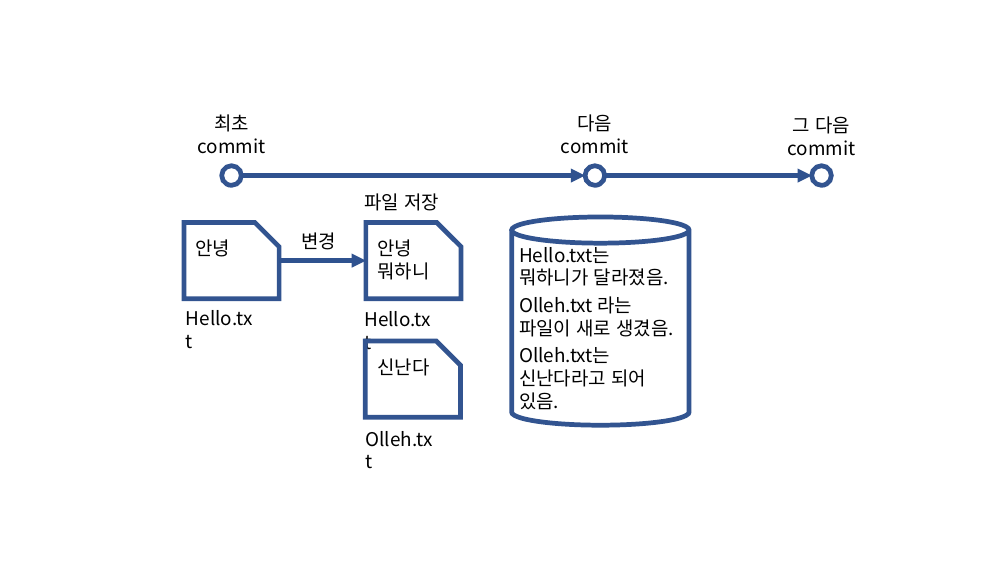
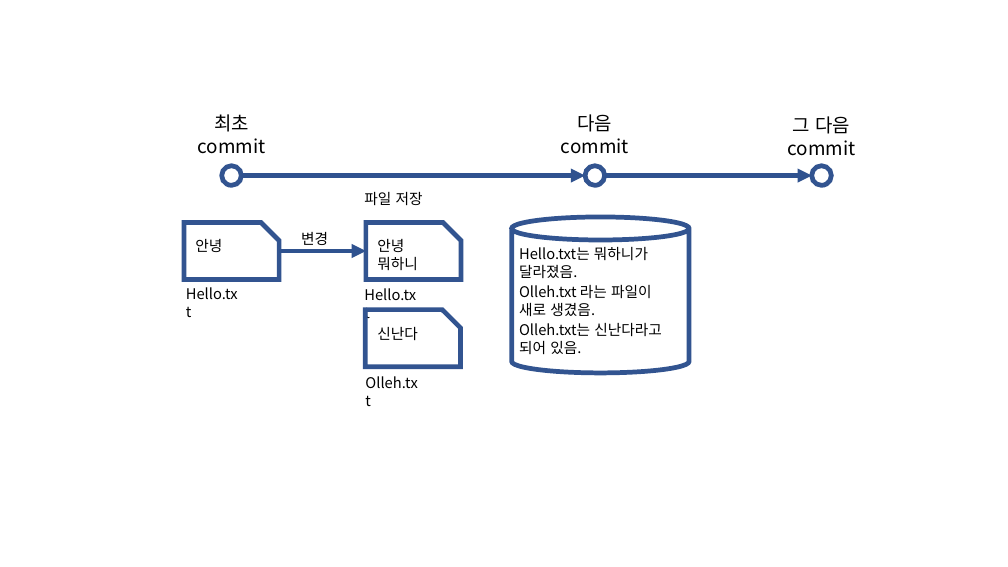
Before and after one commit to mrchypark/dabrp_classnote3, a slide deck: slide 7 of data/images.pptx. Drawn at 1008x567 pixels with LibreOffice and Linux fonts; fonts in the diff are those of the drawing. Boxes give left, top, right and bottom in pixels: in the first picture for what was removed or moved away, otherwise in the second. Text is boxed around its words. In the diff, an @@ line names an element or a change of style, - is before the commit and + after.

```diff
--- a/data/images.pptx
+++ b/data/images.pptx
@@ snip rect: place and size @@
-snip rect at <box>184,222,279,299</box>
+snip rect at <box>184,222,279,280</box>
@@ snip rect: place and size @@
-snip rect at <box>366,222,461,299</box>
+snip rect at <box>366,222,461,280</box>
@@ cylinder "Hello.txt는 뭐하니가 달라졌음.": place and size @@
-cylinder "Hello.txt는 뭐하니가 달라졌음." at <box>512,217,690,425</box>
+cylinder "Hello.txt는 뭐하니가 달라졌음." at <box>512,217,690,373</box>
@@ arrow moved from (279, 261) - (366, 261) to (279, 251) - (366, 251) @@
@@ text "Hello.txt": place and size @@
-text "Hello.txt" at <box>364,311,431,327</box>
+text "Hello.txt" at <box>364,288,416,300</box>
@@ text "Hello.txt": place and size @@
-text "Hello.txt" at <box>186,297,593,326</box>
+text "Hello.txt" at <box>186,285,576,299</box>
@@ snip rect: place and size @@
-snip rect at <box>365,341,461,417</box>
+snip rect at <box>365,310,461,368</box>
@@ text "신난다": place and size @@
-text "신난다" at <box>377,358,429,376</box>
+text "신난다" at <box>377,327,418,340</box>
@@ size 18 to 14 pt in 9 elements at <box>301,232,328,245</box>, <box>195,239,222,252</box>, <box>364,192,423,205</box>, <box>377,239,418,270</box>, <box>512,217,690,373</box>, <box>364,288,416,300</box>, <box>186,285,576,299</box>, <box>377,327,418,340</box>, <box>365,376,417,388</box> @@
@@ text "Olleh.txt": place and size @@
-text "Olleh.txt" at <box>366,431,433,447</box>
+text "Olleh.txt" at <box>365,376,417,388</box>
```
Also in this commit, not shown: 1 slide added, 1 slide removed, 5 other files.
